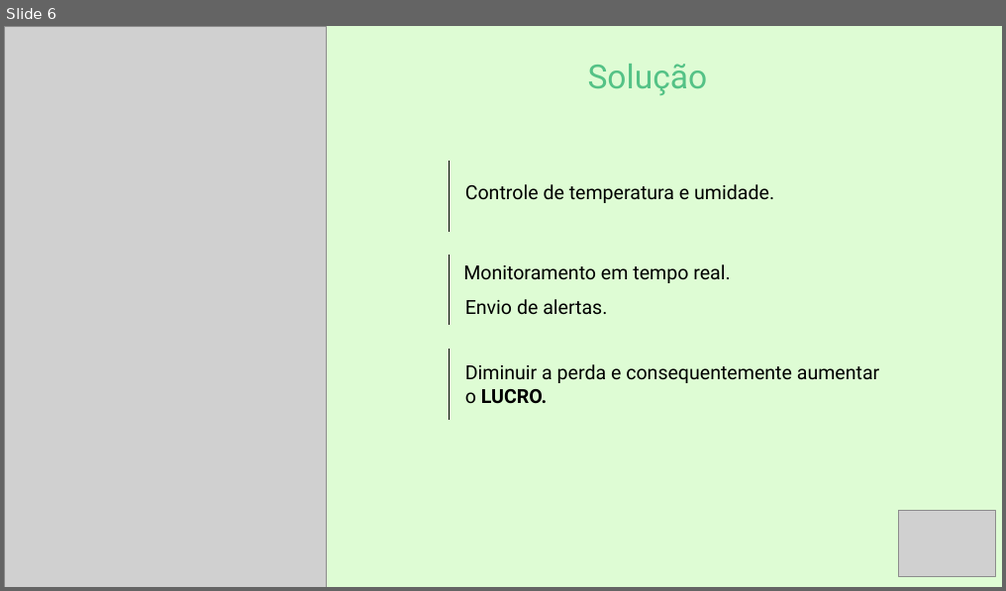
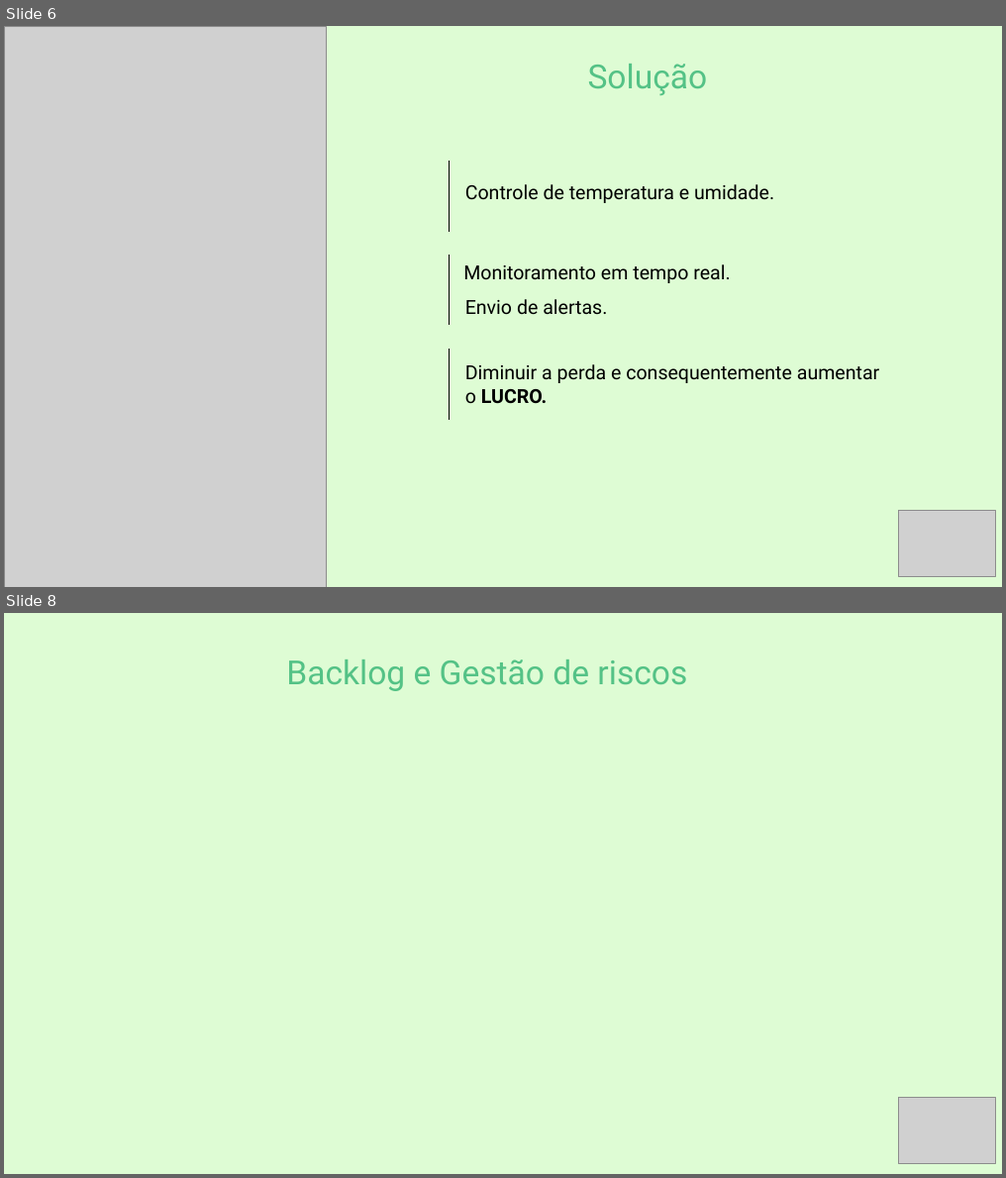
Before and after one commit to rony1533/Sixsolution-project, a slide deck: Documentação/SixSolucionApre.pptx. Shown one above the other, each under a label of ours: slide 6 before the commit, slides 6 and 8 after it; the slides between them are not shown. The pictures are 1006x591 and 1006x1178 pixels, drawn with LibreOffice and Linux fonts; fonts in the diff are those of the drawing; grey boxes stand for pictures. Boxes give left, top, right and bottom in pixels: in the first picture for what was removed or moved away, otherwise in the second. Text is boxed around its words. In the diff, an @@ line names an element or a change of style, - is before the commit and + after.

```diff
--- a/Documentação/SixSolucionApre.pptx
+++ b/Documentação/SixSolucionApre.pptx
@@ slide 8 added at (4,613,1002,1174), background #DEFCD4 @@
@@ text added at (286,660,687,691), 48 pt, text #54C286 @@
+Backlog e Gestão de riscos
@@ picture added at (899,1097,995,1163) @@
```
Also in this commit, not shown: 2 slides changed, 3 other slides added, 9 slides removed, 1 other file.
